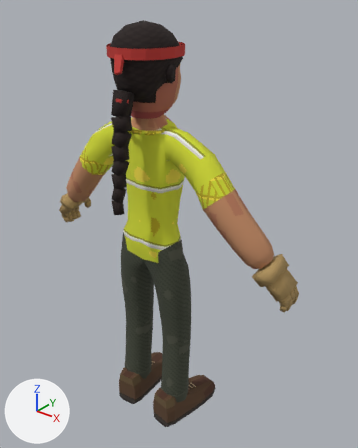
Renders of the glTF model assets/characters/CHR_QD_Lucia.glb from each side of a commit.
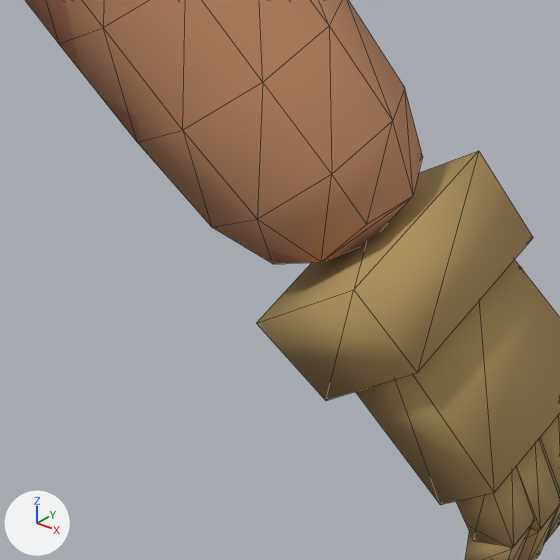
There are two pictures of each version: one whole from a 50 mm camera at (1.149, -1.273, 1.734) aimed at (0.05, 0.101, 0.882), one close up on the part from 61% to 82% of the width and 52% to 69% of the height. The axes (+X, +Y, +Z) are drawn at lower left. The lights are the same throughout. The last two pictures show the newer version. The close-ups show mesh edges as thin lines. Vertices at exactly the same position are counted once.

The first close-up shows 'QD_Lucia_Body'.
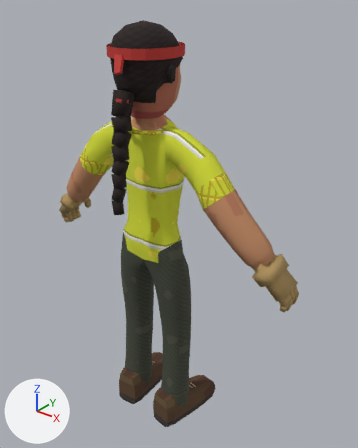
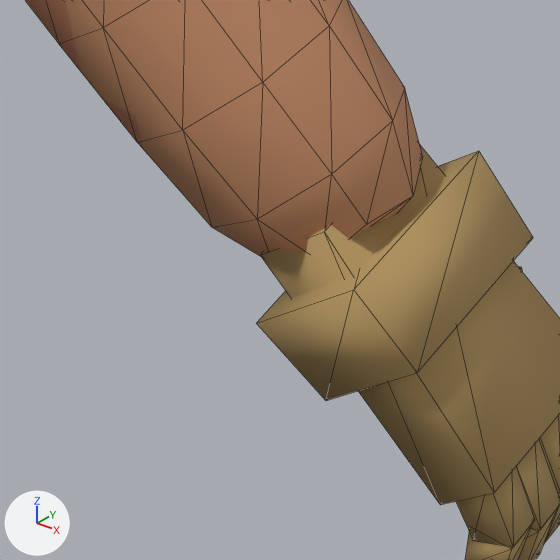
Where the change shows, as pixel boxes [x1, y1, x2, y2] in the close-ups (560 x 560 px; the box of a moved part takes in the faces that stretch with it):
part 1 of me_qd_lucia_body, moved or reshaped
    before: [356, 259, 560, 505]
    after: [260, 145, 560, 505]

The change, as a list of edits to the scene's bpy script:
```text
Change me_qd_lucia_body:
    used by ob_qd_lucia_body; location = (0.0, 0.0, 0.0)
    remove me_qd_lucia_body.from_pydata(...)  # 764 vertices, 1436 faces; spans x -0.578..0.578, y -0.093..0.133, z 0.078..1.351
    add me_qd_lucia_body.from_pydata(...)  # 764 vertices, 1436 faces; spans x -0.578..0.578, y -0.093..0.133, z 0.034..1.351
    me_qd_lucia_body part 1
    me_qd_lucia_body.vertices[576].co: (0.477, -0.007, 0.849) -> (0.447, -0.007, 0.881)  # not seen -> pixel (260, 255)
    me_qd_lucia_body.vertices[577].co: (0.477, 0.082, 0.867) -> (0.447, 0.07, 0.896)
    me_qd_lucia_body.vertices[580].co: (0.508, 0.077, 0.891) -> (0.482, 0.064, 0.923)
    me_qd_lucia_body.vertices[582].co: (0.508, -0.012, 0.874) -> (0.482, -0.013, 0.908)  # not seen -> pixel (324, 231)
    other edits to the shape of me_qd_lucia_body do not show in these pictures
```
